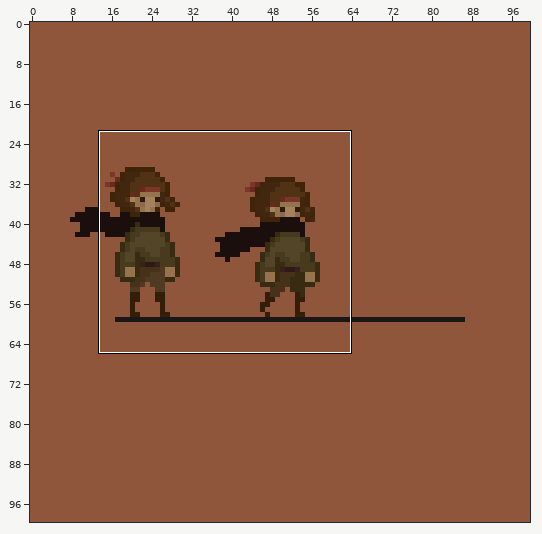
A pixel-art file gets an edit: img_01/animations/MC/New_OC_run.aseprite. The first picture is a wide view before the edit; the outline marks the close-up.
Close-up. Old version:
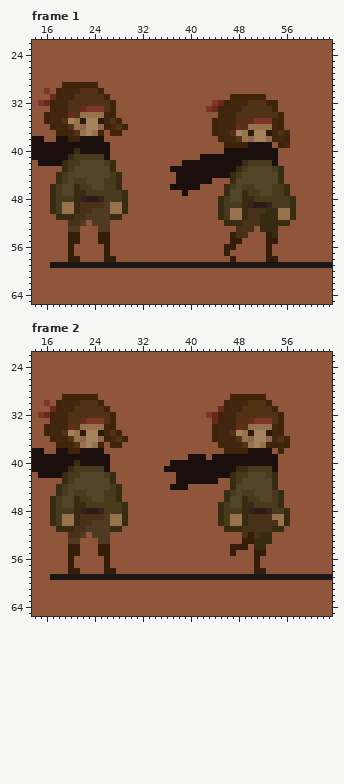
100x100 pixels, 3 frames. Colours within 5 levels of each other are drawn and written as one. Shown: frame 1: x 14..63, y 22..65; frame 2: x 14..63, y 22..65. The commit also changed other frames or places, which this record leaves out.
After:
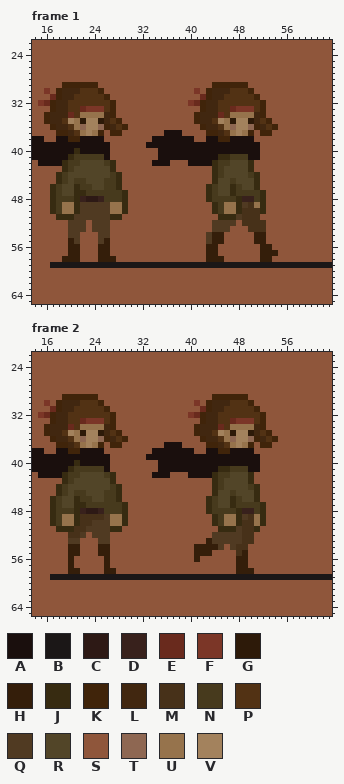
Palette (. is transparent): A #1a0f0d  B #1b1717  C #2d1915  D #38211c  E #692a1d  F #7b3627  G #2d1a09  H #341e0a  J #372b11  K #40240a  L #412710  M #473119  N #473a1d  P #523214  Q #503a22  R #524528  S #8f563b  T #8e6752  U #96734c  V #a3825d
From old to new:
Changed rows in their new state; - is an unchanged pixel.
Frame 1, layer "Layer 3":
first column x 19:
29 -------------------------KKKKKK--------
30 ----------------------F-KLLLPPPK-------
31 -----------------------EKLLPPPPP-S-----
32 ---------------------FEKLLPPPPP--KSS---
33 -----------------------KLLPPEFFF-KSS---
34 ----------------------KLLLEPUUUULKSSS--
35 ----------------------KLLPVUGVVGLPKSS--
36 -----------------------KLLPUTVVTKLPKS--
37 -----------------AAA----K--PU--KSKKSSS-
38 ---------------AAAAAAA--AA-KAAAASSSSSS-
39 --------------AAAAAAAAAAAAAAAAA--SS-SS-
40 ----------------AAAAAAAAAAA------SSS---
41 ----------------AAAAAAA---JJNNN--SSS---
42 ---------------AAA--S----JNNRRRJSSSS---
43 ------------------SSSSSSSJNRRRRJSSSSS--
44 -------------------SSSSSSJNRRR-NJSSSS--
45 -------------------SSSSSSJRRN---JSSSS--
46 ------------------SSSSS-JNRRJNRRJSSSSS-
47 --------------------S---JNRRJNN--JSSSS-
48 ------------------------JNN-NJDD-JSSSSS
49 ---QQQQ------------------JNUUJQMUJSSSSS
50 ---QQ--------------------JNU-JM--JSSSSS
51 --QQ-----------------------JJQM--SSSSSS
52 -QQ----------------------QQQQS---MSSSS-
53 ---Q-Q-------------------QQQ-SS-MMSS---
54 -QQ---QQ----------------QHH-SSS-HHSS---
55 --Q---Q-----------------QHH-SS--HHSS---
56 --H---H-----------------HH-SS----H-----
57 --H---H-----------------HH-S-----H-H---
58 H-----H-----------------HHH-S----H-S---
Frame 2, layer "Layer 3":
first column x 33:
29 -----------KKK---SSS----
30 --------F-KLLLPPPKSSS---
31 ---------EKLLPPP--KSSS--
32 -------FEKLLPPP----KSSS-
33 ---------KLLPPEFFFPKSSS-
34 --------KLLLEPUUU-LKSSS-
35 --------KLLPVUG-V-LPKSS-
36 ---------KLLPUTVV-KLPKSS
37 ---AAA----KKLPUVUKSK-SSS
38 -AAAAAAA--AAK-AAA-SSS-S-
39 AAAAAAA---A--------SSS--
40 --AA---------------SSS--
41 --A---------JJNNNAASSS--
42 -AAA-SS----JNNRRRJSSSS--
43 -----SSSSSSJNRRR-JSSSS--
44 ----SSS----JNRR--NJSSS--
45 -----------JRR--RRJSSSS-
46 ----------JNRRJNRRJSSSS-
47 ----------JNRRJNNN-JSSS-
48 ----------JNN--JD-NJSSSS
49 -----------JNU-JQ-UJSSSS
50 -----------JNU-JM-UJSSSS
51 ------------J--Q--JSSSS-
52 -----------QQQQQ-MSSS---
53 ----------HQQQQQMMSSS---
54 --------HHHHQ-QMM-SS----
55 --------HHH---SMH-SS----
56 --------H------HH-S-----
57 ---------------HH-S-----
58 ---------------HHHSS----
